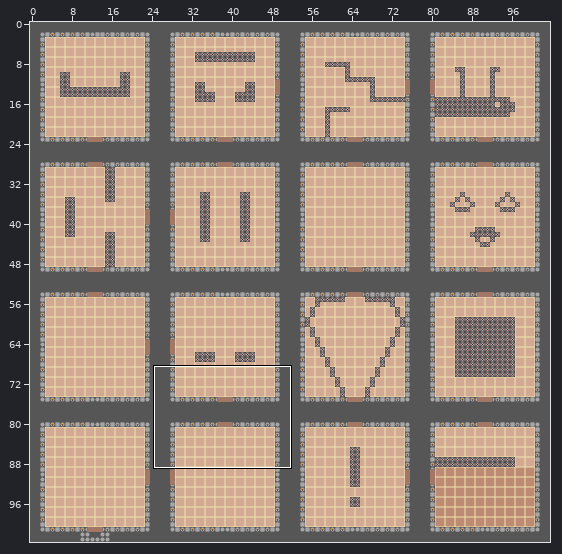
Level history. Tiled map: Assets/SuperTiled2Unity/Import/Dungeon 1.tmx. Above, an overview of the earlier version with the close-up marked.
Close-up. Earlier state:
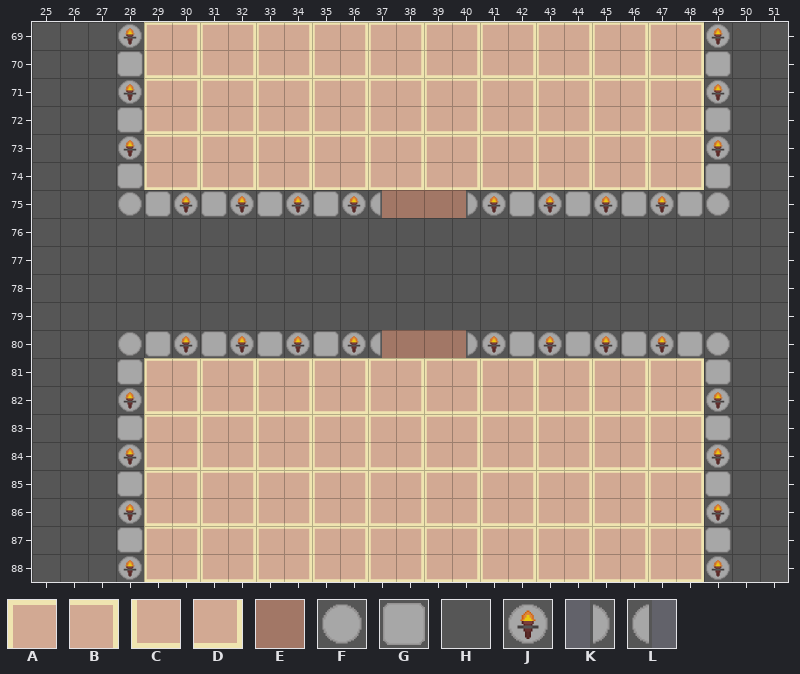
Cells are 100x100 px. Shown: x 25..51, y 69..88. The commit also changed other parts of the map, which this record leaves out.
Key: from "Tileset1": A 94, B 95, C 109, D 110, E 111, F 165, G 166, H 167, J 180, K 182, L 198.
_ is an empty cell, # one hidden under a higher layer.
Layers that did not change in this view are not listed.
Layer "Floor" before, first column x 25:
69 ####ABABABABABABABABABAB###
70 ####CDCDCDCDCDCDCDCDCDCD###
71 ####ABABABABABABABABABAB###
72 ####CDCDCDCDCDCDCDCDCDCD###
73 ####ABABABABABABABABABAB###
74 ####CDCDCDCDCDCDCDCDCDCD###
75 ############EEEE###########
76 ###########################
77 ###########################
78 ###########################
79 ###########################
80 ############EEEE###########
81 ####ABABABABABABABABABAB###
82 ####CDCDCDCDCDCDCDCDCDCD###
83 ####ABABABABABABABABABAB###
84 ####CDCDCDCDCDCDCDCDCDCD###
85 ####ABABABABABABABABABAB###
86 ####CDCDCDCDCDCDCDCDCDCD###
87 ####ABABABABABABABABABAB###
88 ####CDCDCDCDCDCDCDCDCDCD###
Layer "Walls" before, first column x 25:
69 HHHJ____________________JHH
70 HHHG____________________GHH
71 HHHJ____________________JHH
72 HHHG____________________GHH
73 HHHJ____________________JHH
74 HHHG____________________GHH
75 HHHFGJGJGJGJL__KJGJGJGJGFHH
76 HHHHHHHHHHHHHHHHHHHHHHHHHHH
77 HHHHHHHHHHHHHHHHHHHHHHHHHHH
78 HHHHHHHHHHHHHHHHHHHHHHHHHHH
79 HHHHHHHHHHHHHHHHHHHHHHHHHHH
80 HHHFGJGJGJGJL__KJGJGJGJGFHH
81 HHHG____________________GHH
82 HHHJ____________________JHH
83 HHHG____________________GHH
84 HHHJ____________________JHH
85 HHHG____________________GHH
86 HHHJ____________________JHH
87 HHHG____________________GHH
88 HHHJ____________________JHH
Once edited:
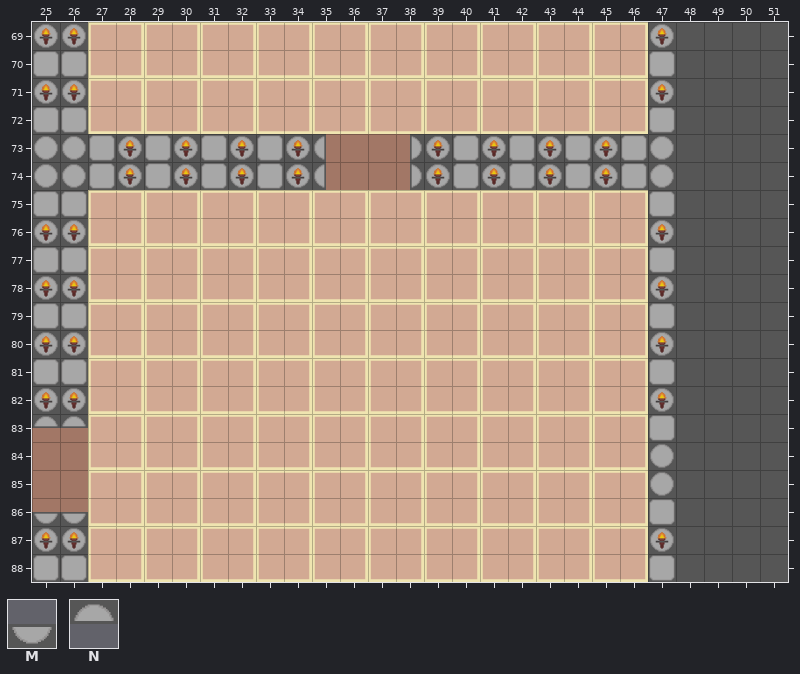
Further tiles: from "Tileset1": M 183, N 197.
Edits made:
Changed rows in their new state; . is an unchanged cell.
Layer "Floor":
first column x 27:
69 AB..................#_
70 CD..................#_
71 AB..................#_
72 CD..................#_
73 ..######EEEE#########_
74 ..######EEEE#########_
75 ABABABABABABABABABAB..
76 CDCDCDCDCDCDCDCDCDCD..
77 ABABABABABABABABABAB..
78 CDCDCDCDCDCDCDCDCDCD..
79 ABABABABABABABABABAB..
80 CDCDCDCDCDCDCDCDCDCD..
81 AB..................#_
82 CD..................#_
83 AB..................#_
84 CD..................#_
85 AB..................#_
86 CD..................#_
87 AB..................#_
88 CD..................#_
Layer "Walls":
first column x 25:
69 JJ__..................JHH
70 GG__..................GHH
71 JJ__..................JHH
72 GG__..................GHH
73 FFG.GJGJGJL..KJGJGJGJGFHH
74 FFGJGJGJGJL..KJGJGJGJGFHH
75 GG___________.._______GHH
76 JJ____________________J..
77 GG____________________G..
78 JJ____________________J..
79 GG____________________G..
80 JJ___________.._______.HH
81 GG__..................GHH
82 JJ__..................JHH
83 NN__..................GHH
84 ____..................FHH
85 ____..................FHH
86 MM__..................GHH
87 JJ__..................JHH
88 GG__..................GHH
Where, in picture pixels (left, top, right, bottom), the same in both close-ups:
changed: (32, 22, 731, 582)
